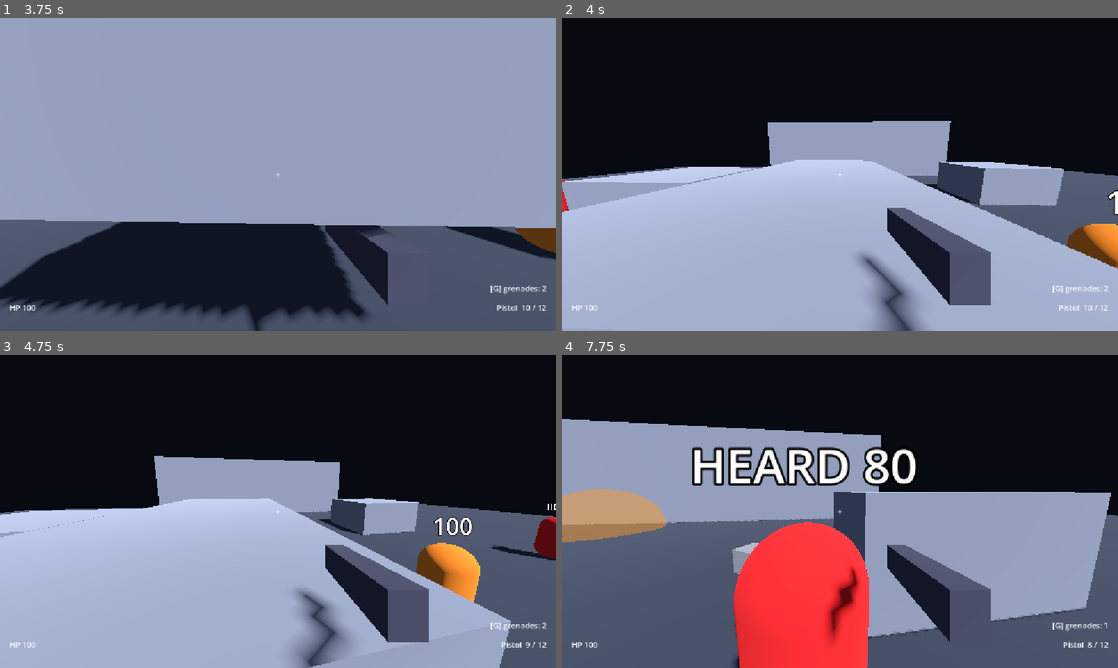
Above: before the commit, frames 1-4 (two rows, left to right).
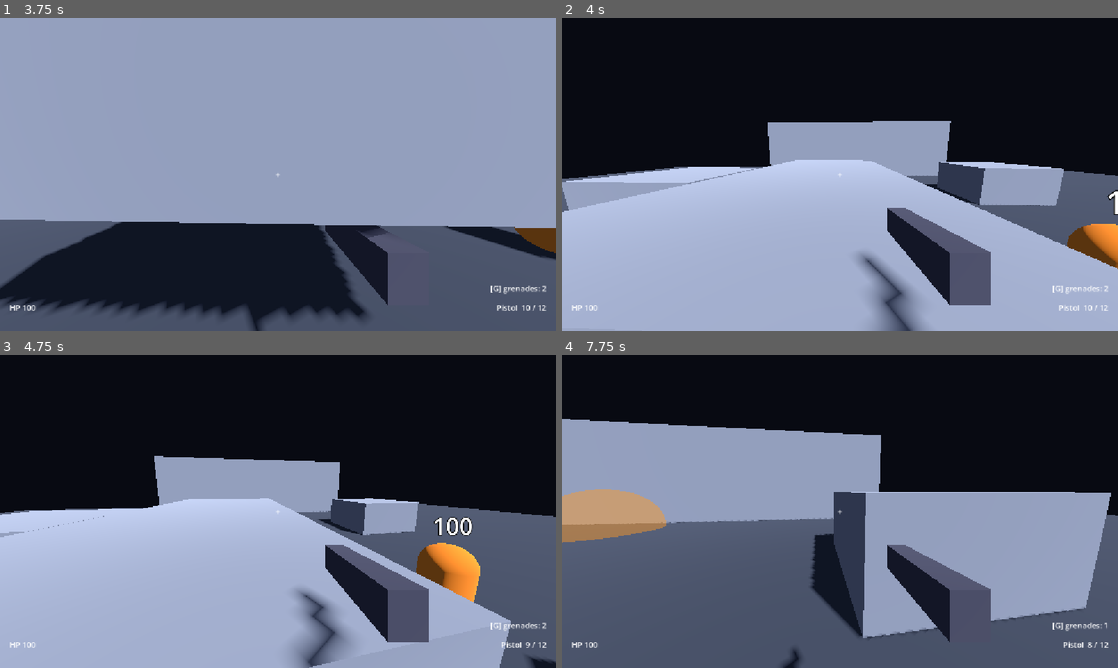
Above: after the commit, the same moments.

Repository: kyaminq-ui/Strata_FPS
Game: Godot game, scene res://game/main.tscn
Two runs of this game, one before a commit and one after it. Both use one fixed random seed, a clock stepped at 60 frames per second and the inputs below.
Inputs (mouse positions are in pixels of both pictures, inside the frame that each line leads up to):
- Up to frame 1 (3.75 s): click "Solo" at 0.5 s; tap Enter at 1.25 s; move the mouse to (305, 174) at 1.27 s; hold W (move_forward) from 1.28 s (still down); tap Shift (dash) at 1.35, 3.05, 3.6 s; click (305, 174) at 1.42 s; tap Space (jump) at 1.52, 1.82, 2.27, 2.3, 2.57, 2.85 s; tap Ctrl (slide) at 1.55, 2.1 s; move the mouse to (250, 174) at 2.02 s; move the mouse to (289, 168) at 2.77 s; move the mouse to (272, 180) at 3.52 s; click (272, 180) at 3.67 s
- Up to frame 2 (4 s): keep holding W (move_forward); tap Space (jump) at 3.77 s; tap Ctrl (slide) at 3.8 s
- Up to frame 3 (4.75 s): keep holding W (move_forward); tap Space (jump) at 4.07, 4.52, 4.55 s; move the mouse to (316, 514) at 4.27 s; press the mouse at (316, 514) at 4.28 s
- Up to frame 4 (7.75 s): tap Space (jump) at 4.82, 5.27, 5.57, 6.77, 6.8, 7.07, 7.52 s; move the mouse to (795, 508) at 5.02 s; release the mouse at (795, 508) at 5.03 s; tap G (grenade) at 5.1 s; tap Shift (dash) at 5.3, 7.55 s; move the mouse to (845, 511) at 5.77 s; hold E (interact) 5.78-6.53 s; click (845, 511) at 5.92 s; tap Ctrl (slide) at 6.05, 7.35 s; move the mouse to (817, 505) at 6.52 s; release W (move_forward) at 6.53 s; hold D (move_right) 6.53-7.28 s; tap V (melee) at 6.6 s; move the mouse to (867, 511) at 7.27 s; hold W (move_forward) from 7.28 s (still down)

Frame 1 is identical in both runs. In frame 2, less than 0.1% of the frame differs, in the area x 0-2%, y 51-62%; in frame 3, 0.7%; in frame 4, 13%, in the area x 23-64%, y 29-100%.

Commit message:
AI 3.3: enemy state machine (calm/suspicious/alert/combat), progressive detection, shared global alert, alert on hit
Co-Authored-By: Claude Sonnet 5 <noreply@anthropic.com>

Diff:
--- a/game/ai/enemy.gd
+++ b/game/ai/enemy.gd
@@ -1,10 +1,18 @@
 class_name Enemy
 extends CharacterBody3D
-## Ennemi de base (tranche 3.1). Simulé UNIQUEMENT par le host (patrouille, mort, respawn) ;
-## les clients interpolent `net_position` / `net_yaw` et affichent `Health.health` (répliqués).
+## Ennemi (host-autoritaire). Simulé UNIQUEMENT par le host : perception, états (Calm → Suspicious →
+## Alert → Combat, enfants de $States), mort, respawn. Les clients interpolent `net_position` /
+## `net_yaw` et affichent `net_state` + `Health.health` (répliqués).
 
 const BASE_COLOR := Color(0.85, 0.15, 0.15)
 const FLASH_COLOR := Color(1.0, 1.0, 1.0)
+const STATE_COLORS := {
+	"CALM": Color(0.7, 0.7, 0.7),
+	"SUSPICIOUS": Color(1.0, 0.9, 0.2),
+	"ALERT": Color(1.0, 0.55, 0.1),
+	"COMBAT": Color(1.0, 0.15, 0.15),
+	"DEAD": Color(0.4, 0.4, 0.4),
+}
 
 @export var config: EnemyConfig
 ## Nœud dont les enfants Marker3D forment la route de patrouille (boucle).
@@ -12,24 +20,30 @@
 
 var net_position: Vector3
 var net_yaw: float
-var net_state: String = "PATROL"
-
-var _waypoints: Array[Vector3] = []
-var _wp_index := 0
-var _wait_left := 0.0
+var net_state: String = "CALM"
+
+var waypoints: Array[Vector3] = []
+var wp_index := 0
+var investigate_position := Vector3.ZERO  # dernière position perçue (vue ou bruit) : cible des états
+var time_since_seen := 0.0
+
+var _states := {}
+var _state: EnemyState
+var _detect := 0.0  # 0..1, monte quand un joueur est vu en suspicion ; à 1 = alerte
 var _home := Vector3.ZERO
 var _layer := 0
 var _last_health := -1.0
 var _material := StandardMaterial3D.new()
 
+@onready var perception: Perception = $Perception
 @onready var _health: HealthComponent = $Health
-@onready var _perception: Perception = $Perception
 @onready var _agent: NavigationAgent3D = $NavigationAgent3D
 @onready var _mesh: MeshInstance3D = $Mesh
 @onready var _label: Label3D = $Label
 
 
 func _ready() -> void:
+	add_to_group("enemies")
 	_layer = collision_layer
 	_material.albedo_color = BASE_COLOR
 	_mesh.material_override = _material
@@ -41,24 +55,24 @@
 	if not multiplayer.is_server():
 		return
 	_health.died.connect(_on_died)
+	_health.damaged.connect(_on_damaged)
+	perception.noise_heard.connect(_on_noise_heard)
 	if route:
 		for marker in route.get_children():
 			if marker is Marker3D:
-				_waypoints.append(marker.global_position)
-	if not _waypoints.is_empty():
-		_agent.target_position = _waypoints[0]
+				waypoints.append(marker.global_position)
+	for state: EnemyState in $States.get_children():
+		state.enemy = self
+		_states[state.name] = state
+	change_state(&"Calm")
 
 
 func _physics_process(delta: float) -> void:
 	if not multiplayer.is_server() or _health.is_dead():
 		return
-	velocity.y = velocity.y - config.gravity * delta if not is_on_floor() else 0.0
-	var wish := _patrol_direction(delta)
-	_show_perception()
-	velocity.x = wish.x * config.walk_speed
-	velocity.z = wish.z * config.walk_speed
-	if wish != Vector3.ZERO:
-		rotation.y = lerp_angle(rotation.y, atan2(-wish.x, -wish.z), config.turn_speed * delta)
+	velocity = Vector3(0.0, velocity.y - config.gravity * delta if not is_on_floor() else 0.0, 0.0)
+	_update_awareness(delta)
+	_state.physics_update(delta)
 	move_and_slide()
 	net_position = global_position
 	net_yaw = rotation.y
@@ -69,6 +83,7 @@
 	_mesh.visible = health > 0.0
 	_label.visible = health > 0.0
 	_label.text = "%s %d" % [net_state, ceili(health)]
+	_label.modulate = STATE_COLORS.get(net_state, Color.WHITE)
 	if _last_health > health and health > 0.0:
 		_material.albedo_color = FLASH_COLOR
 		create_tween().tween_property(_material, "albedo_color", BASE_COLOR, config.flash_time)
@@ -83,39 +98,101 @@
 	rotation.y = lerp_angle(rotation.y, net_yaw, t)
 
 
+func change_state(state_name: StringName) -> void:
+	if _state:
+		_state.exit()
+	_state = _states[state_name]
+	net_state = String(state_name).to_upper()
+	_state.enter()
+
+
 func is_dead() -> bool:
 	return _health.is_dead()
 
 
-## Debug 3.2 : l'état affiché reflète ce que l'ennemi perçoit (les vrais états arrivent en 3.3).
-func _show_perception() -> void:
-	if _perception.seen_player:
-		net_state = "SEES"
-	elif _perception.heard_time_left > 0.0:
-		net_state = "HEARD"
-
-
-## Direction horizontale voulue (zéro = à l'arrêt/en attente).
-func _patrol_direction(delta: float) -> Vector3:
-	if _waypoints.is_empty():
-		net_state = "IDLE"
-		return Vector3.ZERO
-	if _wait_left > 0.0:
-		_wait_left -= delta
-		net_state = "WAIT"
-		return Vector3.ZERO
-	net_state = "PATROL"
-	var flat_to_target := _waypoints[_wp_index] - global_position
-	flat_to_target.y = 0.0
-	# « navigation terminée » couvre un waypoint hors navmesh (le chemin s'arrête au bord).
-	if flat_to_target.length() <= config.waypoint_tolerance or _agent.is_navigation_finished():
-		_wp_index = (_wp_index + 1) % _waypoints.size()
-		_agent.target_position = _waypoints[_wp_index]
-		_wait_left = config.wait_time
-		return Vector3.ZERO
+func sees_player() -> bool:
+	return perception.seen_player != null
+
+
+func seen_distance() -> float:
+	return global_position.distance_to(perception.seen_player.global_position) if sees_player() else INF
+
+
+## Avance vers `target` par la navigation (met `velocity` horizontale, oriente l'ennemi).
+## Retourne vrai quand la cible est atteinte (ou que le chemin s'arrête au bord du navmesh).
+func move_to(target: Vector3, speed: float, delta: float) -> bool:
+	var flat := target - global_position
+	flat.y = 0.0
+	if flat.length() <= config.waypoint_tolerance:
+		return true
+	var retargeted := _agent.target_position.distance_to(target) > config.retarget_distance
+	if retargeted:
+		_agent.target_position = target
+	elif _agent.is_navigation_finished():
+		return true
 	var next := _agent.get_next_path_position() - global_position
 	next.y = 0.0
-	return next.normalized()
+	var direction := next.normalized()
+	velocity.x = direction.x * speed
+	velocity.z = direction.z * speed
+	if direction != Vector3.ZERO:
+		rotation.y = lerp_angle(rotation.y, atan2(-direction.x, -direction.z), config.turn_speed * delta)
+	return false
+
+
+func face_point(point: Vector3, delta: float) -> void:
+	var to := point - global_position
+	rotation.y = lerp_angle(rotation.y, atan2(-to.x, -to.z), config.turn_speed * delta)
+
+
+## Alerte partagée : un ennemi qui passe en alerte prévient tous les autres à portée.
+func become_alert() -> void:
+	change_state(&"Alert")
+	get_tree().call_group("enemies", "receive_alert", investigate_position)
+
+
+func receive_alert(position: Vector3) -> void:
+	if _health.is_dead() or not (_state.name == &"Calm" or _state.name == &"Suspicious"):
+		return
+	if global_position.distance_to(position) > config.alert_share_radius:
+		return
+	investigate_position = position
+	change_state(&"Alert")
+
+
+func _update_awareness(delta: float) -> void:
+	if sees_player():
+		time_since_seen = 0.0
+		investigate_position = perception.last_seen_position
+	else:
+		time_since_seen += delta
+	if not (_state.name == &"Calm" or _state.name == &"Suspicious"):
+		return
+	if sees_player():
+		_detect += delta / config.detect_time
+		if _detect >= 1.0:
+			become_alert()
+		elif _state.name == &"Calm":
+			change_state(&"Suspicious")
+	else:
+		_detect = maxf(_detect - delta / config.detect_decay_time, 0.0)
+
+
+func _on_noise_heard(position: Vector3, _kind: StringName) -> void:
+	if _state.name == &"Calm" or _state.name == &"Suspicious":
+		investigate_position = position
+		change_state(&"Suspicious")  # ré-entrée : relance l'enquête vers le nouveau bruit
+	elif _state.name == &"Alert" and not sees_player():
+		investigate_position = position
+
+
+## Être touché alerte l'ennemi et révèle la position du tireur.
+func _on_damaged(_amount: float, by_peer: int) -> void:
+	var shooter := get_tree().get_nodes_in_group("players").filter(func(p: Node) -> bool: return p.name == str(by_peer))
+	if not shooter.is_empty():
+		investigate_position = (shooter[0] as Node3D).global_position
+	if _state.name == &"Calm" or _state.name == &"Suspicious":
+		become_alert()
 
 
 func _on_died(_by_peer: int) -> void:
@@ -125,8 +202,8 @@
 	_health.reset()
 	global_position = _home
 	net_position = _home
-	_wp_index = 0
-	_wait_left = 0.0
-	if not _waypoints.is_empty():
-		_agent.target_position = _waypoints[0]
+	wp_index = 0
+	_detect = 0.0
+	time_since_seen = config.alert_lose_time
+	change_state(&"Calm")
 	collision_layer = _layer
--- a/game/ai/enemy.tscn
+++ b/game/ai/enemy.tscn
@@ -1,9 +1,13 @@
-[gd_scene load_steps=9 format=3]
+[gd_scene load_steps=13 format=3]
 
 [ext_resource type="Script" path="res://game/ai/enemy.gd" id="1"]
 [ext_resource type="Script" path="res://game/components/health_component.gd" id="2"]
 [ext_resource type="Resource" path="res://game/ai/default_enemy.tres" id="3"]
 [ext_resource type="Script" path="res://game/ai/perception.gd" id="4"]
+[ext_resource type="Script" path="res://game/ai/state_calm.gd" id="5"]
+[ext_resource type="Script" path="res://game/ai/state_suspicious.gd" id="6"]
+[ext_resource type="Script" path="res://game/ai/state_alert.gd" id="7"]
+[ext_resource type="Script" path="res://game/ai/state_combat.gd" id="8"]
 
 [sub_resource type="CapsuleShape3D" id="shape"]
 radius = 0.45
@@ -57,6 +61,20 @@
 [node name="Health" type="Node" parent="."]
 script = ExtResource("2")
 
+[node name="States" type="Node" parent="."]
+
+[node name="Calm" type="Node" parent="States"]
+script = ExtResource("5")
+
+[node name="Suspicious" type="Node" parent="States"]
+script = ExtResource("6")
+
+[node name="Alert" type="Node" parent="States"]
+script = ExtResource("7")
+
+[node name="Combat" type="Node" parent="States"]
+script = ExtResource("8")
+
 [node name="Perception" type="Node" parent="."]
 script = ExtResource("4")
 
--- a/game/ai/enemy_config.gd
+++ b/game/ai/enemy_config.gd
@@ -19,7 +19,20 @@
 @export var eye_height: float = 1.6
 @export var target_height: float = 1.2  # point visé sur le joueur pour la ligne de vue
 @export var vision_interval: float = 0.1
-@export var heard_display_time: float = 1.5  # debug : durée d'affichage « HEARD »
+
+@export_group("États")
+@export var investigate_speed: float = 3.5
+@export var chase_speed: float = 5.5
+@export var detect_time: float = 1.0  # vue continue nécessaire pour passer de suspicion à alerte
+@export var detect_decay_time: float = 3.0  # temps pour oublier une détection non entretenue
+@export var search_time: float = 4.0  # durée de la fouille à l'arrivée en suspicion
+@export var search_turn_speed: float = 1.5  # rad/s, regarde autour
+@export var alert_lose_time: float = 6.0  # sans voir le joueur : l'alerte retombe en suspicion
+@export var alert_share_radius: float = 60.0  # alerte globale partagée (rayon)
+@export var combat_distance: float = 12.0
+@export var combat_exit_margin: float = 3.0
+@export var combat_lose_time: float = 1.0
+@export var retarget_distance: float = 0.25  # cible de navigation : on ne recalcule qu'au-delà
 
 @export_group("Présentation")
 @export var net_smoothing: float = 15.0
--- /dev/null
+++ b/game/ai/enemy_state.gd
@@ -0,0 +1,18 @@
+class_name EnemyState
+extends Node
+## Base d'un état d'ennemi (enfant de Enemy/States). Exécuté par le host uniquement.
+## Les transitions passent par enemy.change_state(&"Nom").
+
+var enemy: Enemy
+
+
+func enter() -> void:
+	pass
+
+
+func exit() -> void:
+	pass
+
+
+func physics_update(_delta: float) -> void:
+	pass
--- a/game/ai/perception.gd
+++ b/game/ai/perception.gd
@@ -11,8 +11,6 @@
 
 var seen_player: Player  # joueur actuellement visible (le plus proche), sinon null
 var last_seen_position := Vector3.ZERO
-var last_heard_position := Vector3.ZERO
-var heard_time_left := 0.0  # temps restant pendant lequel « vient d'entendre » est vrai
 
 var _enemy: Enemy
 var _vision_timer := 0.0
@@ -29,7 +27,6 @@
 
 
 func _physics_process(delta: float) -> void:
-	heard_time_left = maxf(heard_time_left - delta, 0.0)
 	if _enemy.is_dead():
 		seen_player = null
 		return
@@ -71,6 +68,4 @@
 func _on_noise(position: Vector3, radius: float, kind: StringName) -> void:
 	if _enemy.is_dead() or _enemy.global_position.distance_to(position) > radius:
 		return
-	last_heard_position = position
-	heard_time_left = _enemy.config.heard_display_time
 	noise_heard.emit(position, kind)
--- /dev/null
+++ b/game/ai/state_alert.gd
@@ -0,0 +1,18 @@
+extends EnemyState
+## Alerte : poursuit la dernière position connue du joueur. Passe en combat s'il est vu de assez près,
+## retombe en suspicion si le joueur reste introuvable trop longtemps.
+
+
+func enter() -> void:
+	enemy.time_since_seen = 0.0  # l'alerte (bruit, dégâts, partage) compte comme un stimulus frais
+
+
+func physics_update(delta: float) -> void:
+	if enemy.sees_player() and enemy.seen_distance() <= enemy.config.combat_distance:
+		enemy.change_state(&"Combat")
+		return
+	if enemy.time_since_seen > enemy.config.alert_lose_time:
+		enemy.change_state(&"Suspicious")
+		return
+	if enemy.move_to(enemy.investigate_position, enemy.config.chase_speed, delta):
+		enemy.rotation.y += enemy.config.search_turn_speed * delta  # arrivé : cherche du regard
--- /dev/null
+++ b/game/ai/state_calm.gd
@@ -0,0 +1,19 @@
+extends EnemyState
+## Calme : patrouille sur la route (boucle), avec une pause à chaque waypoint.
+
+var _wait_left := 0.0
+
+
+func enter() -> void:
+	_wait_left = 0.0
+
+
+func physics_update(delta: float) -> void:
+	if enemy.waypoints.is_empty():
+		return
+	if _wait_left > 0.0:
+		_wait_left -= delta
+		return
+	if enemy.move_to(enemy.waypoints[enemy.wp_index], enemy.config.walk_speed, delta):
+		enemy.wp_index = (enemy.wp_index + 1) % enemy.waypoints.size()
+		_wait_left = enemy.config.wait_time
--- /dev/null
+++ b/game/ai/state_combat.gd
@@ -0,0 +1,12 @@
+extends EnemyState
+## Combat : s'arrête et fait face au joueur vu. (Le tir et le déplacement de combat arrivent en 3.4.)
+## Retour en alerte si le joueur est perdu de vue un instant ou s'éloigne.
+
+
+func physics_update(delta: float) -> void:
+	var too_far := enemy.seen_distance() > enemy.config.combat_distance + enemy.config.combat_exit_margin
+	if enemy.time_since_seen > enemy.config.combat_lose_time or too_far:
+		enemy.change_state(&"Alert")
+		return
+	if enemy.sees_player():
+		enemy.face_point(enemy.investigate_position, delta)
--- /dev/null
+++ b/game/ai/state_suspicious.gd
@@ -0,0 +1,20 @@
+extends EnemyState
+## Suspicion : va vers la dernière position perçue (vue ou bruit), regarde autour, puis revient au calme.
+
+var _arrived := false
+var _search_left := 0.0
+
+
+func enter() -> void:
+	_arrived = false
+	_search_left = enemy.config.search_time
+
+
+func physics_update(delta: float) -> void:
+	if not _arrived or enemy.sees_player():
+		_arrived = enemy.move_to(enemy.investigate_position, enemy.config.investigate_speed, delta)
+		return
+	enemy.rotation.y += enemy.config.search_turn_speed * delta  # regarde autour
+	_search_left -= delta
+	if _search_left <= 0.0:
+		enemy.change_state(&"Calm")
Not shown, added: game/ai/enemy_state.gd.uid
Not shown, added: game/ai/state_alert.gd.uid
Not shown, added: game/ai/state_calm.gd.uid
Not shown, added: game/ai/state_combat.gd.uid
Not shown, added: game/ai/state_suspicious.gd.uid
Not shown, changed: docs/DECISIONS.md
Not shown, changed: docs/NETWORK.md
Not shown, changed: docs/NEXTSTEPS.md
Not shown, changed: docs/TASKS.md
